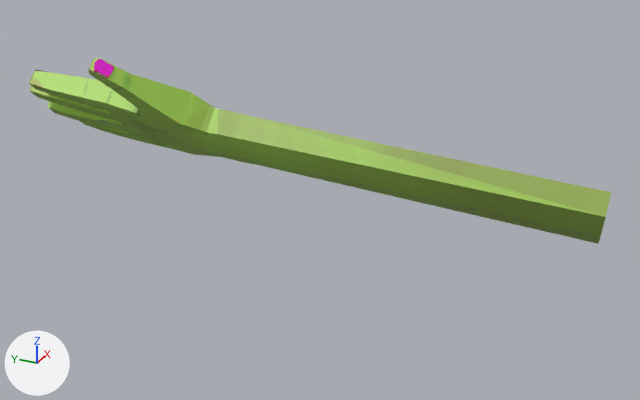
Before and after pictures for a commit that changed the Blender file max-is-hand/max-is-hand.blend.
One viewpoint serves both versions: a 50 mm camera at (-11.67, -9.96, 6.19) aimed at (3.1, -3.31, -1.2). Lighting does not change. The marker at lower left points along +X, +Y and +Z. Mesh edges are drawn as thin lines on the coarser meshes.

Script lines for the objects in view, before the commit:
```python
me_cube = bpy.data.meshes.new('Cube')
me_cube.from_pydata(...)  # 418 vertices, 408 faces, 4 loose edges; spans x -2.17..1.31, y -0.45..0.39, z -8.91..3.15
me_cube.materials.append(mat_material_006)  # picture img_max_is_hand_texture_paint
me_cylinder = bpy.data.meshes.new('Cylinder')
me_cylinder.from_pydata(...)  # 210 vertices, 204 faces; spans x -0.56..0.56, y -0.91..0.91, z -2.88..2.29
me_cylinder.materials.append(mat_material_007)  # picture img_max_is_hand_lever
ob_han = bpy.data.objects.new('han', me_cube)
ob_han.location = (2.76, 0.11, 0.17)
ob_han.rotation_euler = (-1.453, 0.756, 0.15)  # degrees (-83, 43, 8.6)
ob_lever = bpy.data.objects.new('lever', me_cylinder)
ob_lever.location = (0.0, 0.0, 0.0)
ob_lever.hide_set(True)
```
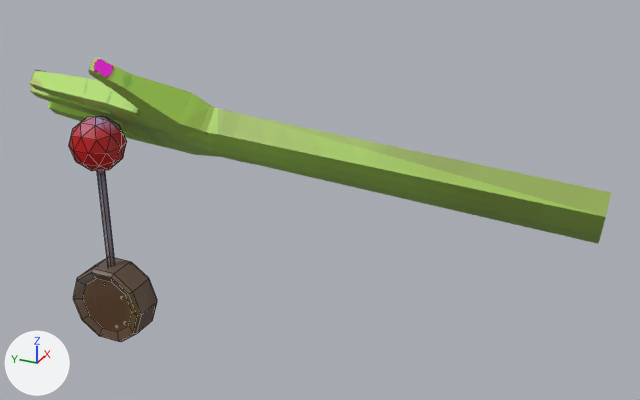
Changed parts and their boxes (x1, y1, x2, y2) in the pictures (640 x 400 px):
'lever', shown: after (69, 116, 157, 342)

Patch to the scene script:
```diff
--- a/max-is-hand/max-is-hand.blend.py
+++ b/max-is-hand/max-is-hand.blend.py
@@ me_cylinder @@
 me_cylinder.from_pydata(...)  # 210 vertices, 204 faces; spans x -0.56..0.56, y -0.91..0.91, z -2.88..2.29
 # used by ob_lever; location = (0.0, 0.0, 0.0)
+# me_cylinder part 1: the whole mesh is moved by (0.0, 0.0, 2.01)
 me_cylinder.materials.append(mat_material_007)
@@ ob_lever @@
 ob_lever = bpy.data.objects.new('lever', me_cylinder)
-ob_lever.location = (0.0, 0.0, 0.0)
-ob_lever.hide_set(True)
+ob_lever.location = (2.09, 1.25, -4.06)
```
